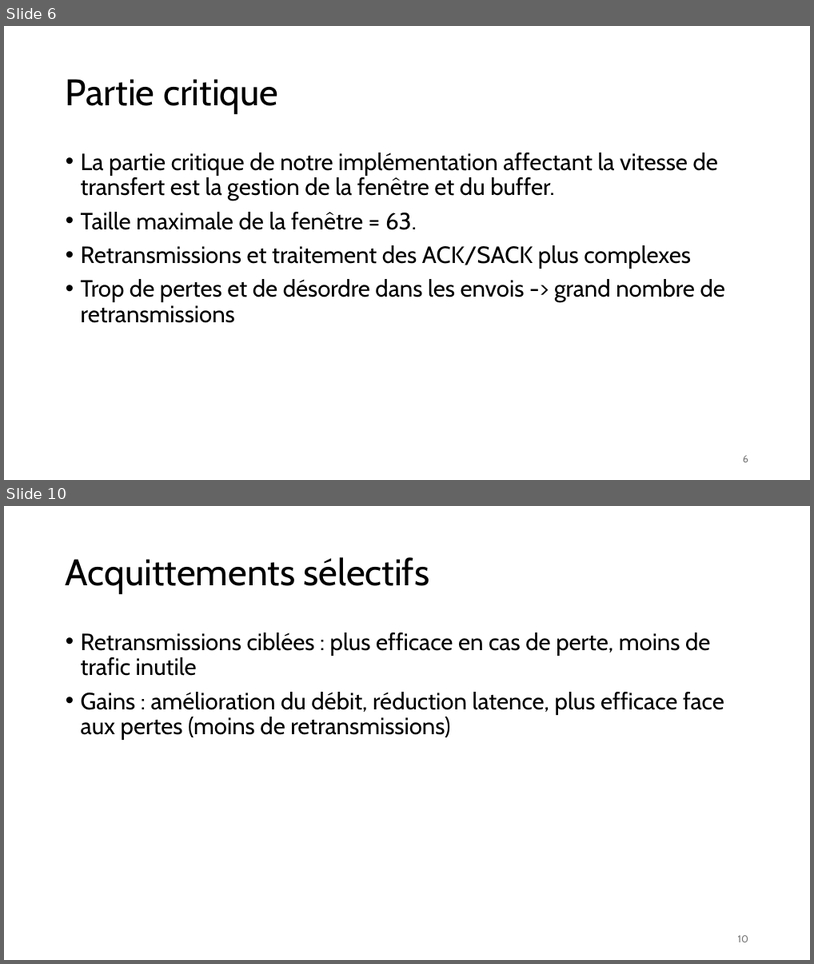
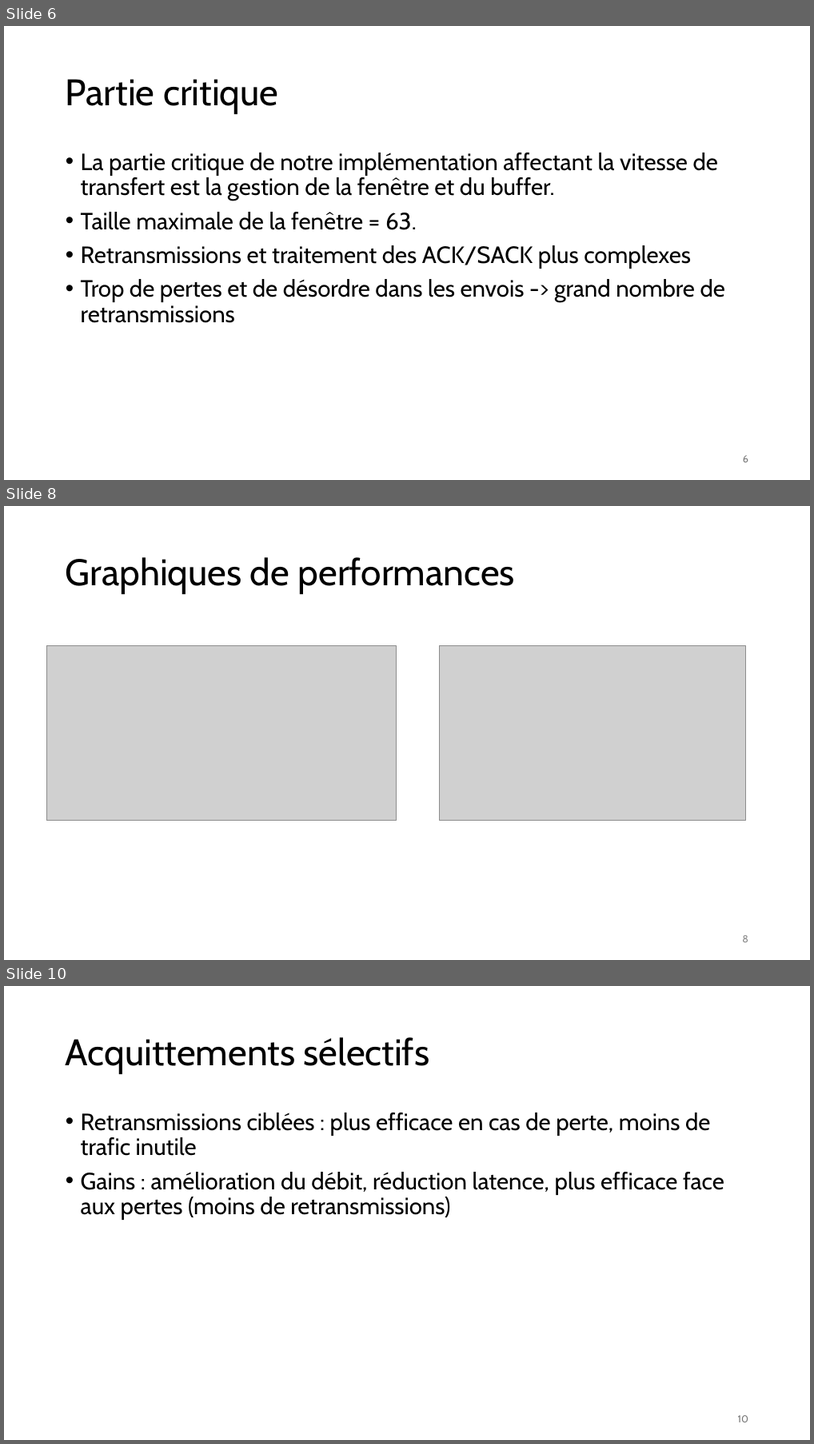
Before and after one commit to Tidyresonnance8/projet1_C-sarBortoluzzi_IsaacYamdjieu_AbdouMbengue, a slide deck: Rapport_projet_SRTP.pptx. Shown one above the other, each under a label of ours: slides 6 and 10 before the commit, slides 6, 8 and 10 after it; the slides between them are not shown. The pictures are 814x964 and 814x1444 pixels, drawn with LibreOffice and Linux fonts; fonts in the diff are those of the drawing; grey boxes stand for pictures. Boxes give left, top, right and bottom in pixels: in the first picture for what was removed or moved away, otherwise in the second. Text is boxed around its words. In the diff, an @@ line names an element or a change of style, - is before the commit and + after.

```diff
--- a/Rapport_projet_SRTP.pptx
+++ b/Rapport_projet_SRTP.pptx
@@ slide 8 added at [4, 506, 810, 960], background #FFFFFF @@
@@ title added at [66, 557, 515, 594], 44 pt, text #000000 @@
+Graphiques de performances
@@ picture added at [46, 645, 397, 820] @@
@@ picture added at [439, 645, 746, 820] @@
@@ page number added at [742, 935, 749, 942], 12 pt, text #8C8C8C @@
+8
```
Also in this commit, not shown: 3 slides changed, 1 slide removed, 4 other files.
